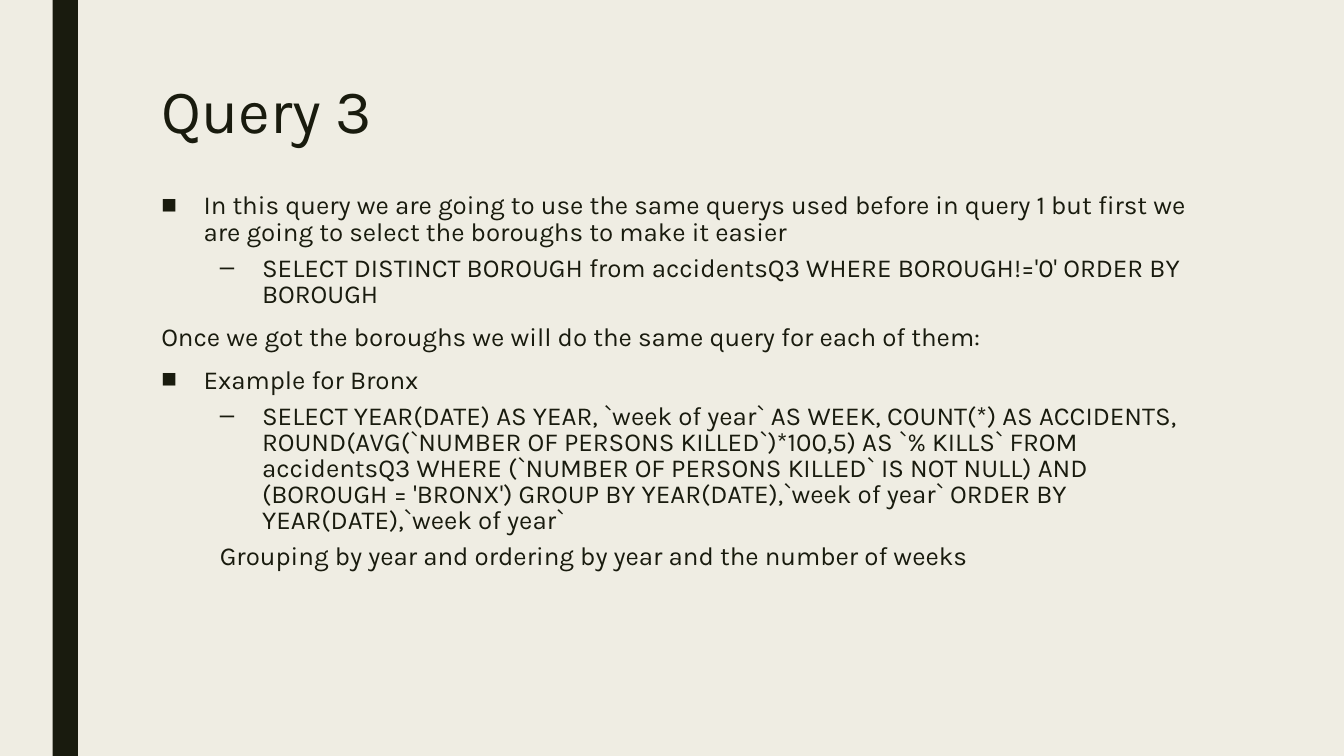
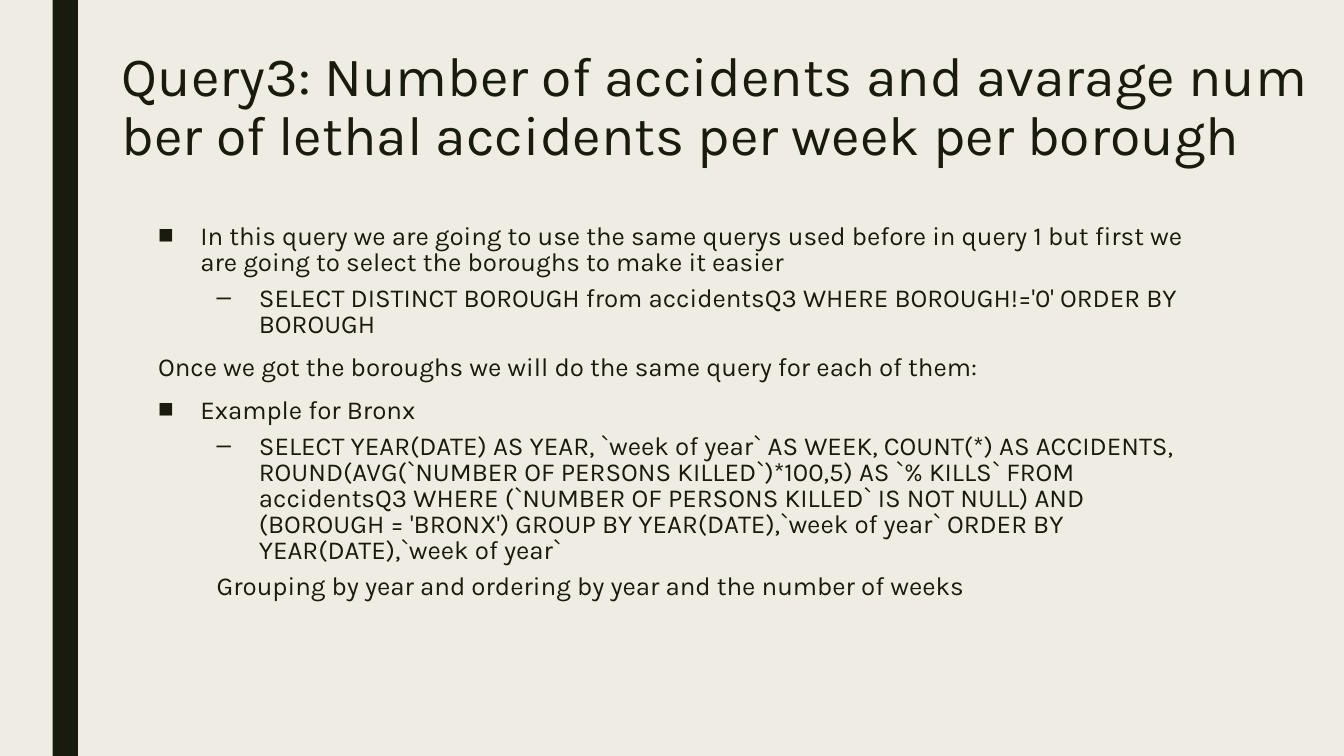
Before and after one commit to malonsocortes/Middleware_Final_Projects, a slide deck: slide 18 of Presentations/Presentation Apache Spark.pptx. Drawn at 1344x756 pixels with LibreOffice and Linux fonts; fonts in the diff are those of the drawing. Boxes give left, top, right and bottom in pixels: in the first picture for what was removed or moved away, otherwise in the second. Text is boxed around its words. In the diff, an @@ line names an element or a change of style, - is before the commit and + after.

```diff
--- a/Presentations/Presentation Apache Spark.pptx
+++ b/Presentations/Presentation Apache Spark.pptx
@@ title at [122,58,1239,168]: text changed; size 44 to 39.6 pt @@
-Query 3
+Query3: Number of accidents and avarage number of lethal accidents per week per borough
@@ text "In this query we are ...": place and size @@
-text "In this query we are ..." at [161,196,1185,572]
+text "In this query we are ..." at [158,227,1182,602]
```
Also in this commit, not shown: 3 other slides changed.
